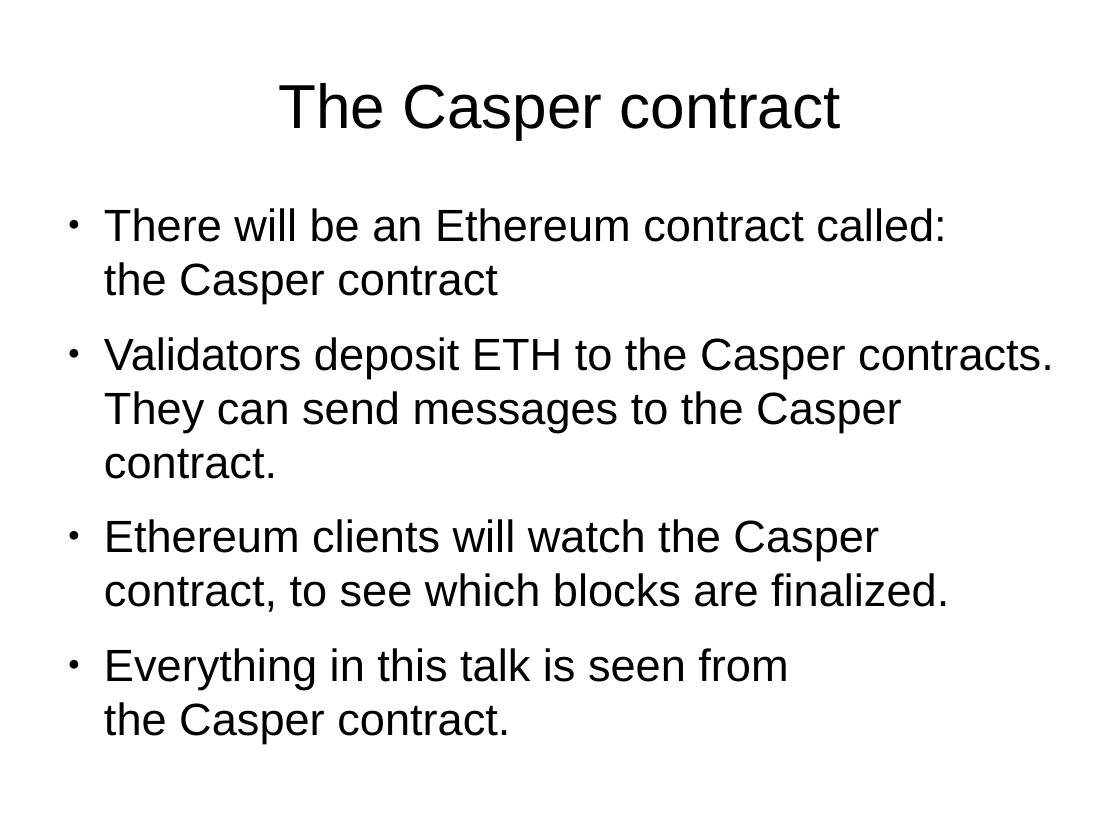
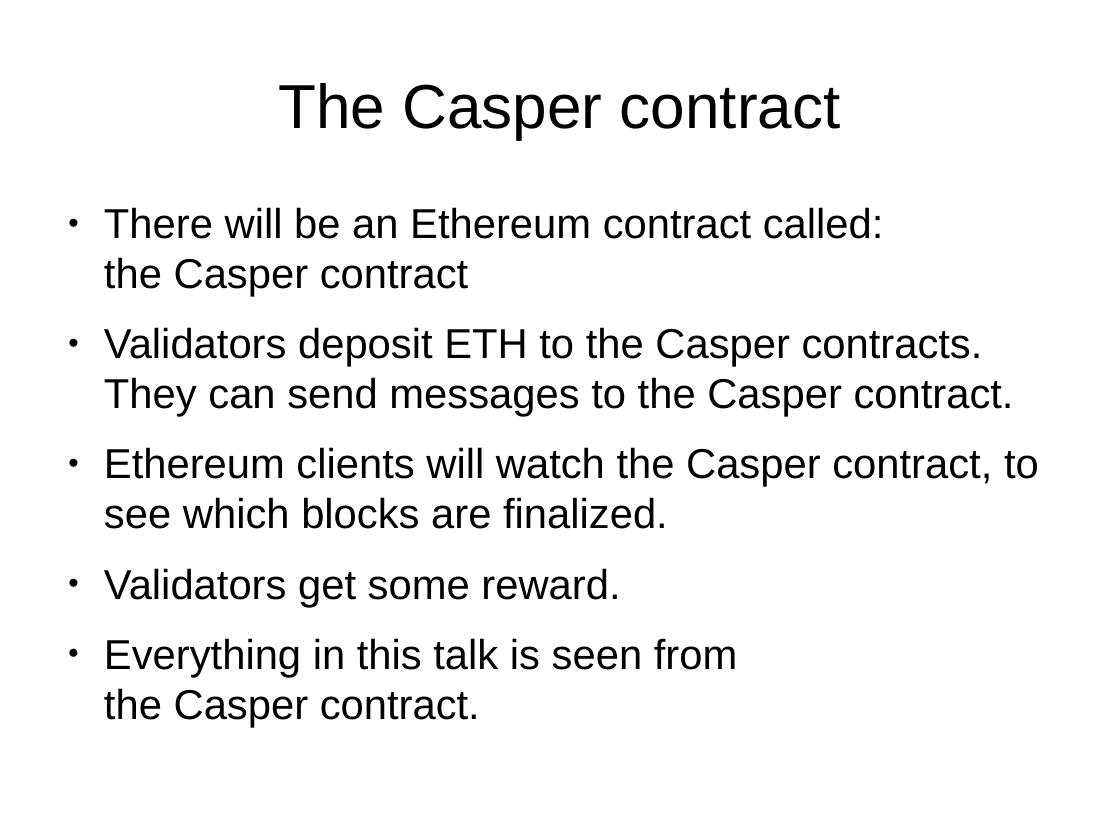
Before and after one commit to palmskog/pos, a slide deck: slide 2 of slide.odp. Drawn at 1120x840 pixels with LibreOffice and Linux fonts; fonts in the diff are those of the drawing. Boxes give left, top, right and bottom in pixels: in the first picture for what was removed or moved away, otherwise in the second. Text is boxed around its words. In the diff, an @@ line names an element or a change of style, - is before the commit and + after.

```diff
--- a/slide.odp
+++ b/slide.odp
@@ text at (x1=104, y1=207, x2=1039, y2=677): size 32 to 29.6 pt @@
@@ text at (x1=104, y1=568, x2=620, y2=607): paragraph added @@
+● Validators get some reward.
```
Also in this commit, not shown: 3 other slides changed.
